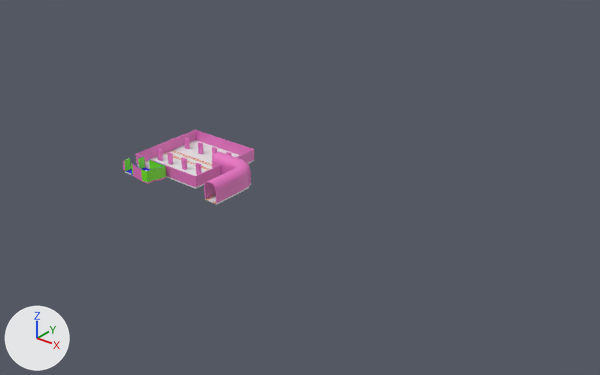
The Blender file Assets/Models/env/Level/Level2.blend, before and after one commit.
Before and after are seen from a 50 mm lens placed at (78.5, -78.0, 55.2), pointed at (4.4, 14.7, -2.3). Lighting does not change. The marker at lower left points along +X, +Y and +Z.
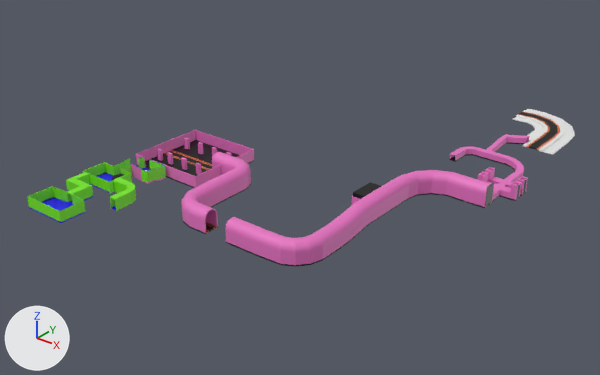
The change, as a diff of the scene's bpy script:
```diff
--- a/Assets/Models/env/Level/Level2.blend.py
+++ b/Assets/Models/env/Level/Level2.blend.py
@@ mat_asphalt @@
 mat_asphalt = principled_material('Asphalt')
-mat_asphalt.base_color = (0.8, 0.8, 0.8)  # white #e7e7e7
+mat_asphalt.base_color = (0.0, 0.0, 0.0)  # black #000000
@@ mat_grass @@
+mat_grass = principled_material('Grass')
+mat_grass.base_color = (0.8, 0.8, 0.8)  # white #e7e7e7
@@ mat_metal_shutters @@
+mat_metal_shutters = principled_material('Metal Shutters')
+mat_metal_shutters.base_color = (0.119, 0.119, 0.119)  # dark grey #616161
@@ mat_pavement @@
+mat_pavement = principled_material('Pavement')
+mat_pavement.base_color = (0.8, 0.8, 0.8)  # white #e7e7e7
@@ me_cube_001 @@
 # used by ob_cube_001; location = (0.0, 0.0, 0.0)
-me_cube_001.from_pydata(...)  # 2091 vertices, 2061 faces; spans x -18.4..1.3, y -3.1..14.4, z -0.9..3.2
+me_cube_001.from_pydata(...)  # 5927 vertices, 6100 faces; spans x -18.6..35.5, y -19.6..60.2, z -0.9..4.0
+# me_cube_001 part 1: 2 vertices moved within x -16.3..-14.8, y -3.0, z 0.9; 79 vertices removed from x -17.1..1.3, y -3.0..10.9, z 0.1..2.7; 847 vertices added at x -18.6..6.2, y -19.6..-3.0, z -0.1..3.2
 me_cube_001.materials.append(mat_asphalt)
@@ me_cube_001 @@
 me_cube_001.materials.append(mat_poolfloor)
+me_cube_001.materials.append(mat_metal_shutters)  # dark grey #616161
+me_cube_001.materials.append(mat_pavement)  # white #e7e7e7
+me_cube_001.materials.append(mat_grass)  # white #e7e7e7
```

Boxes (x1, y1, x2, y2) around the edits, measured in the pictures (600 x 375 px):
'Cube.001', recoloured, reshaped (316% wider, 112% taller)
    before: (123, 130, 254, 204)
    after: (27, 109, 575, 267)
part 1 of me_cube_001, built on
    before: (123, 138, 251, 192)
